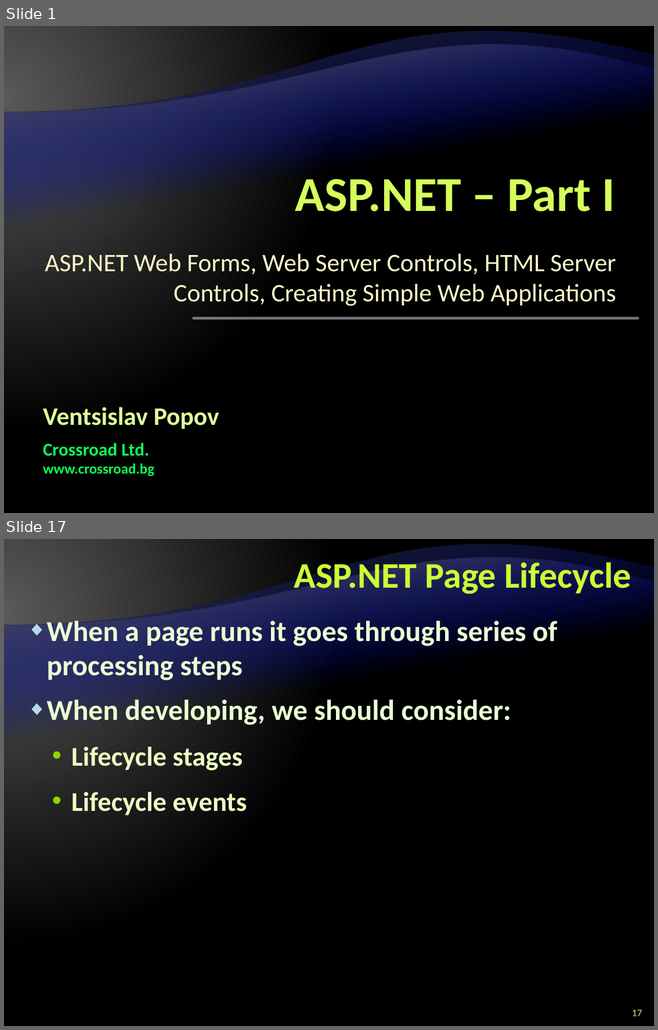
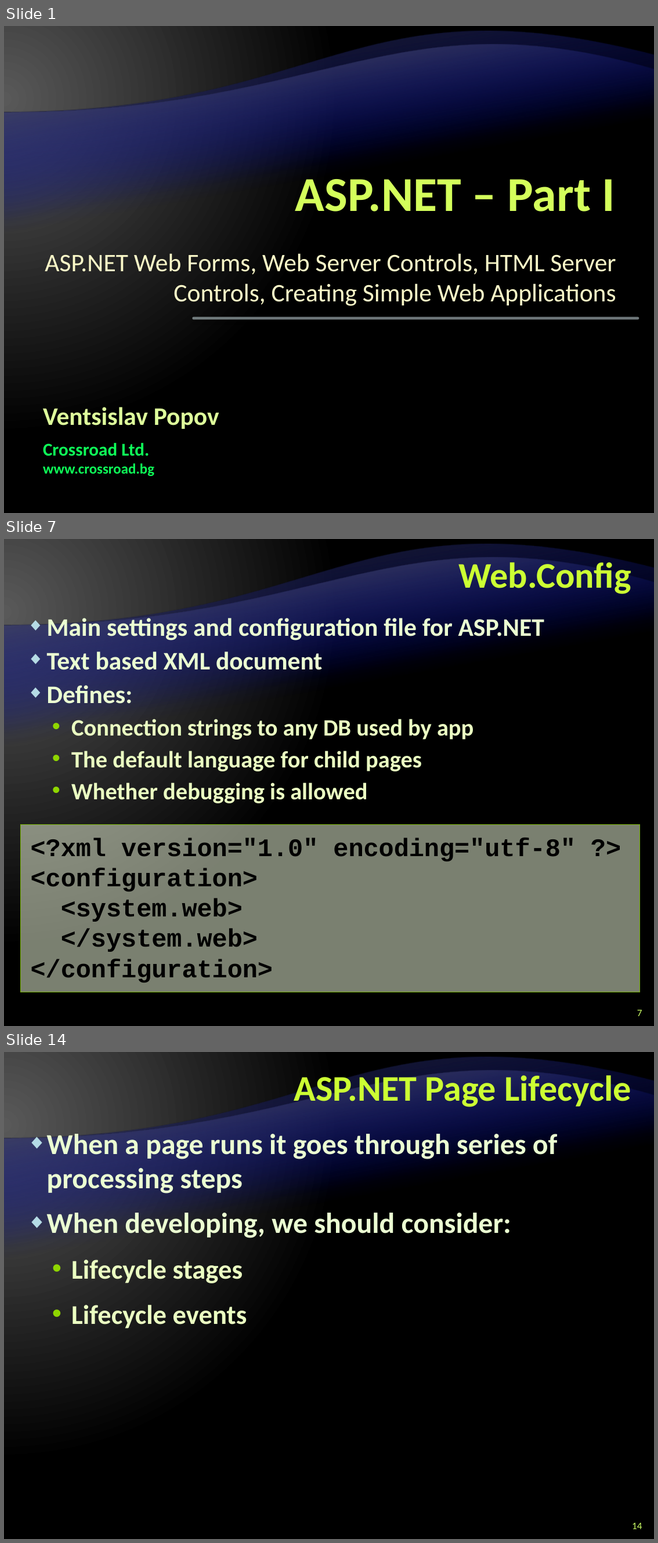
Before and after one commit to Graveheart/aspnetcourse, a slide deck: lectures/8. ASP.NET – Part I.pptx. Shown one above the other, each under a label of ours: slides 1 and 17 before the commit, slides 1, 7 and 14 after it; the slides between them are not shown. The pictures are 658x1030 and 658x1543 pixels, drawn with LibreOffice and Linux fonts; fonts in the diff are those of the drawing; background and template pictures are left out. Boxes give left, top, right and bottom in pixels: in the first picture for what was removed or moved away, otherwise in the second. Text is boxed around its words. In the diff, an @@ line names an element or a change of style, - is before the commit and + after.

```diff
--- a/lectures/8. ASP.NET – Part I.pptx
+++ b/lectures/8. ASP.NET – Part I.pptx
@@ slide 7 added at bbox=[4, 539, 654, 1026], background gradient #595959 to #000000; not listed: 2 template elements that a slide beside it also shows @@
@@ title added at bbox=[458, 558, 630, 594], 40 pt, text #CCFF33, bold @@
+Web.Config
@@ text added at bbox=[47, 615, 544, 803], 26 pt, text #EBFFC2, bold @@
+◆ Main settings and configuration file for ASP.NET
+◆ Text based XML document
+◆ Defines:
+  • Connection strings to any DB used by app
+  • The default language for child pages
+  • Whether debugging is allowed
@@ rectangle added at bbox=[20, 825, 639, 993], fill #F5FFE0 at 50% opacity, outline #76B200 0.25 pt, 28 pt, text #000000, bold @@
+<?xml version="1.0" encoding="utf-8" ?>
+<configuration>
+<system.web>
+</system.web>
+</configuration>
@@ page number added at bbox=[637, 1010, 642, 1016], 11 pt, text #CCFF66 @@
+7
@@ what was slide 17 is now slide 14 @@
@@ page number at bbox=[632, 1523, 641, 1529]: text changed @@
-17
+14
```
Also in this commit, not shown: 3 slides changed, 23 other slides added, 1 slide removed.
